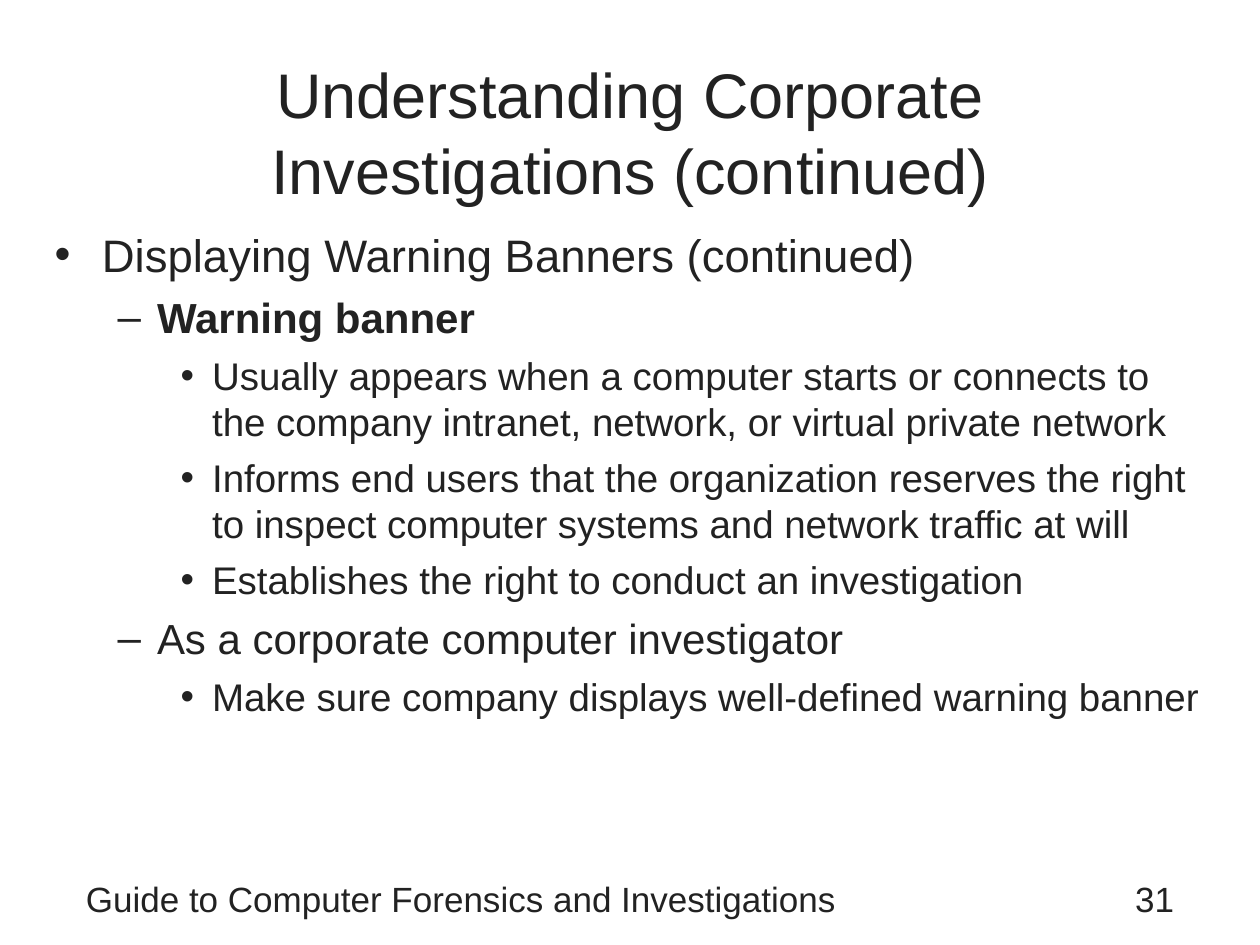
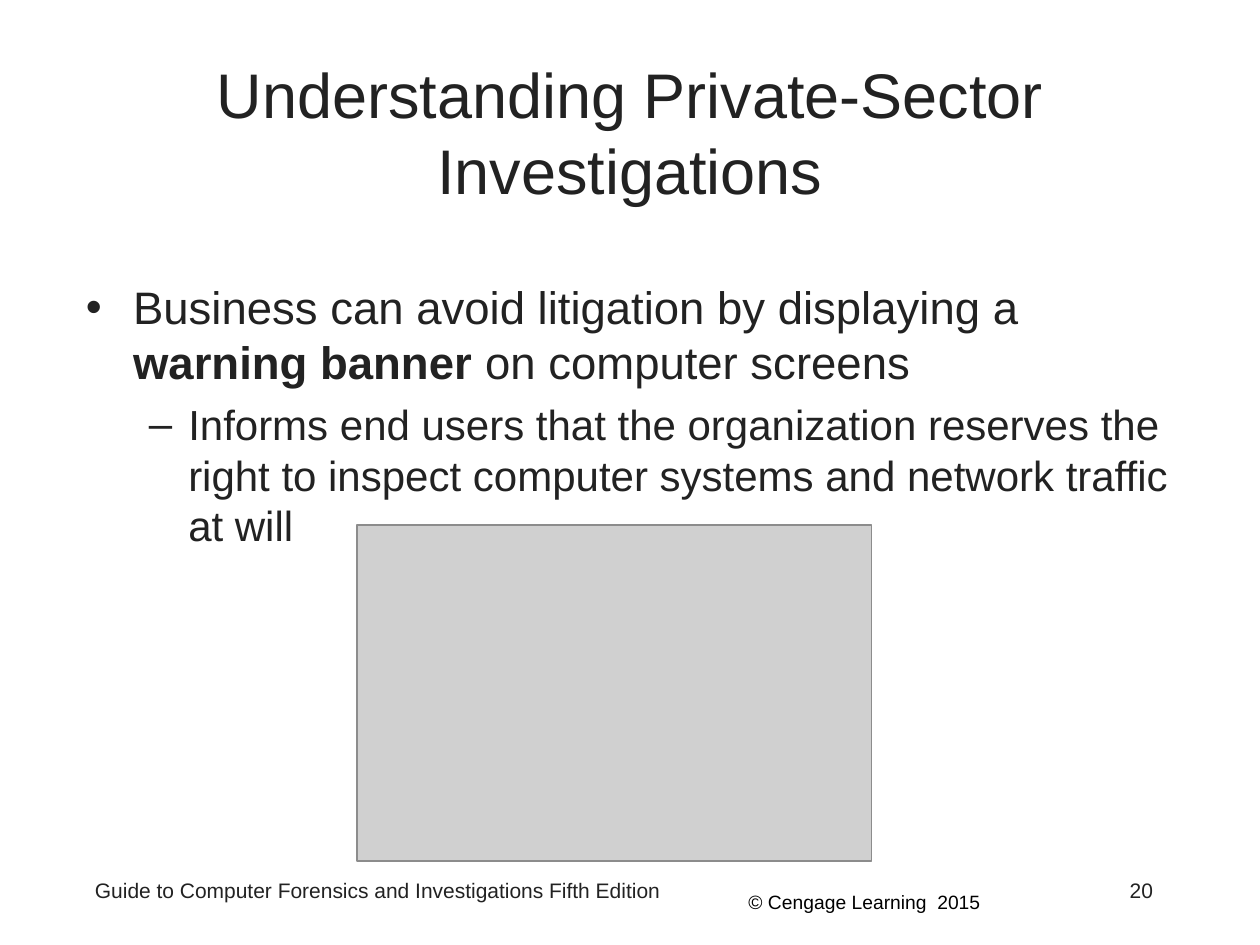
Before and after one commit to Emadalsuwat/emadalsuwat.github.io, a slide deck: slide 20 of computerforensics/Chapter1.ppt (slide 31 before the commit). Drawn at 1260x945 pixels with LibreOffice and Linux fonts; fonts in the diff are those of the drawing; grey boxes stand for pictures. Boxes give left, top, right and bottom in pixels: in the first picture for what was removed or moved away, otherwise in the second. Text is boxed around its words. In the diff, an @@ line names an element or a change of style, - is before the commit and + after.

```diff
--- a/computerforensics/Chapter1.ppt
+++ b/computerforensics/Chapter1.ppt
@@ title at [217,72,1043,205]: text changed @@
-Understanding Corporate Investigations (continued)
+Understanding Private-Sector Investigations
@@ text "Business can avoid litigation by ...": place and size @@
-text "Business can avoid litigation by ..." at [102,239,1199,718]
+text "Business can avoid litigation by ..." at [133,291,1168,542]
@@ text at [133,291,1018,388]: text changed; size 22 to 26 pt @@
-• Displaying Warning Banners (continued)
-  – Warning banner
-    • Usually appears when a computer starts or connects to the company intranet, network, or virtual private network
+• Business can avoid litigation by displaying a warning banner on computer screens
@@ text at [188,409,1168,542]: size 22 to 24 pt in "Informs end users that the organization reserves ..."; bullet • to –; list level 3 to 2 in "Informs end users that the ..." @@
@@ picture added at [357,525,871,862] @@
@@ text at [157,566,1199,718]: paragraphs removed @@
-    • Establishes the right to conduct an investigation
-  – As a corporate computer investigator
-    • Make sure company displays well-defined warning banner
@@ text at [95,882,660,903]: text changed; size 20 to 12 pt @@
-Guide to Computer Forensics and Investigations
+Guide to Computer Forensics and Investigations Fifth Edition
@@ text added at [768,895,980,913], 11 pt, text #000000 @@
+© Cengage Learning 2015
@@ page number added at [1130,883,1153,898], 12 pt, text #222222 @@
+20
@@ page number removed at [1135,887,1174,913] @@
-31
```
Also in this commit, not shown: 5 other slides changed, 76 slides added, 33 slides removed, 19 other files.
